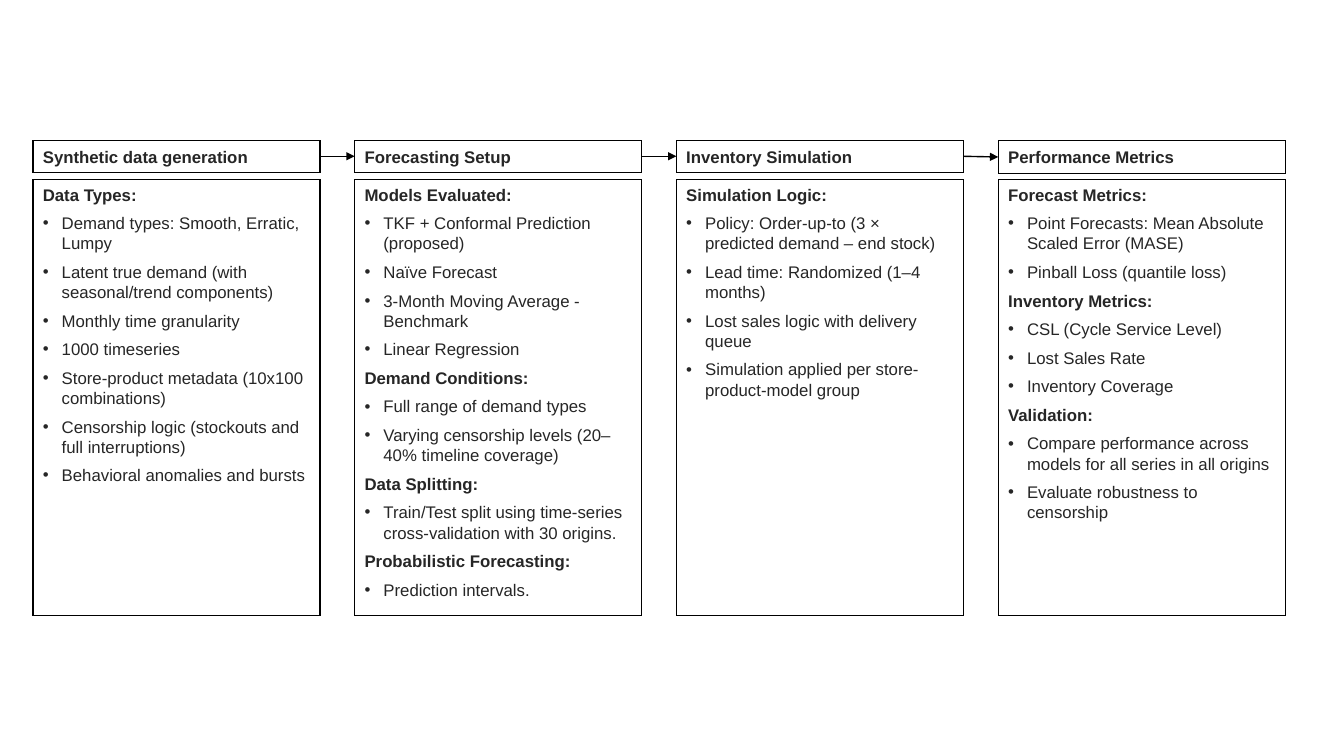
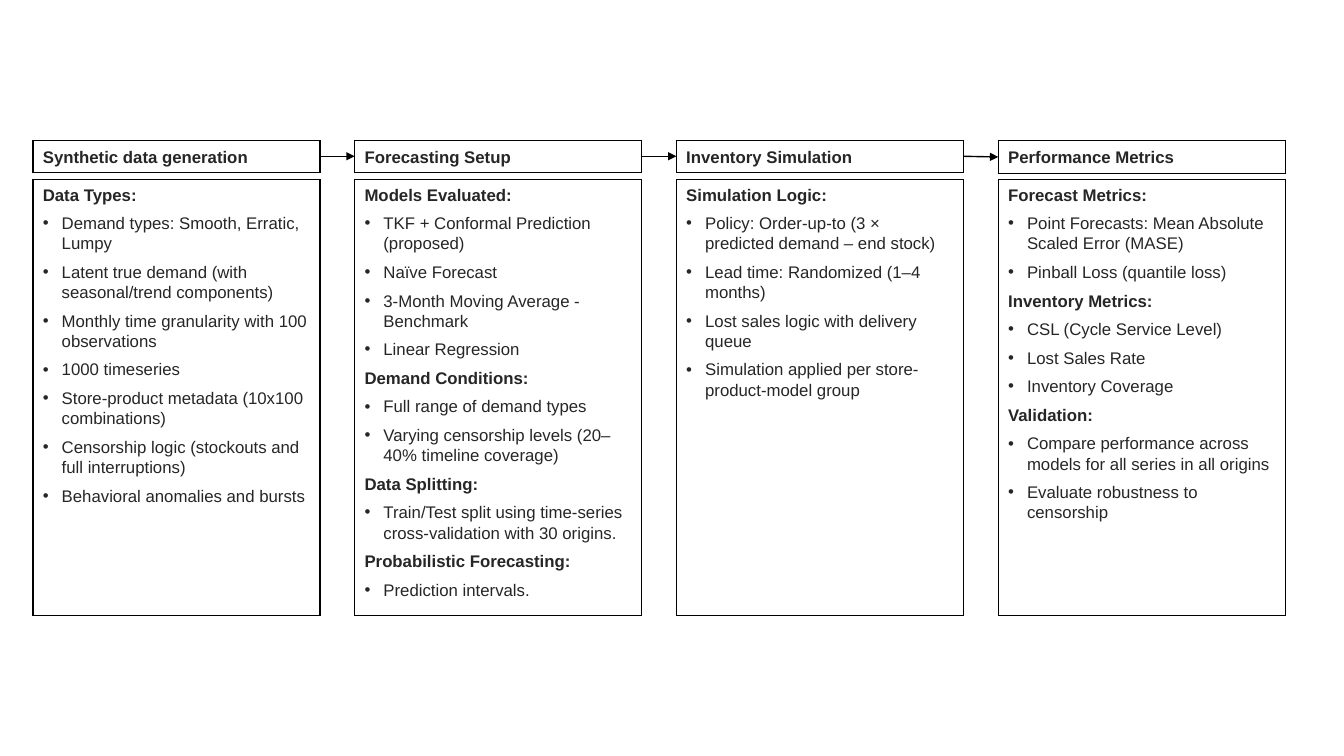
Before and after one commit to chamara7h/chamara7h.github.io, a slide deck: slide 2 of talks/qff_london/slides/images/tkf_cp_framework.pptx. Drawn at 1344x756 pixels with LibreOffice and Linux fonts; fonts in the diff are those of the drawing. Boxes give left, top, right and bottom in pixels: in the first picture for what was removed or moved away, otherwise in the second. Text is boxed around its words. In the diff, an @@ line names an element or a change of style, - is before the commit and + after.

```diff
--- a/talks/qff_london/slides/images/tkf_cp_framework.pptx
+++ b/talks/qff_london/slides/images/tkf_cp_framework.pptx
@@ rectangle "Data Types:" at [33,179,321,616]: fill #FFFFFF to none @@
@@ text in rectangle at [62,315,307,347]: text changed @@
-• Monthly time granularity
+• Monthly time granularity with 100 observations
```
Also in this commit, not shown: 1 other slide changed, 10 other files.
